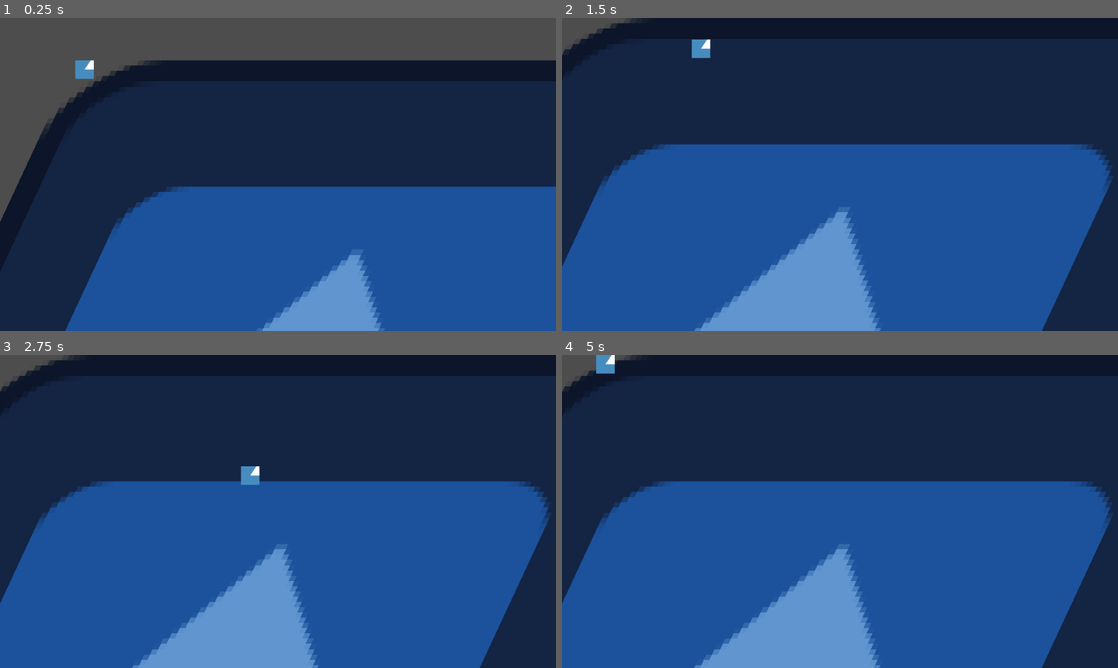
Above: before the commit, frames 1-4 (two rows, left to right).
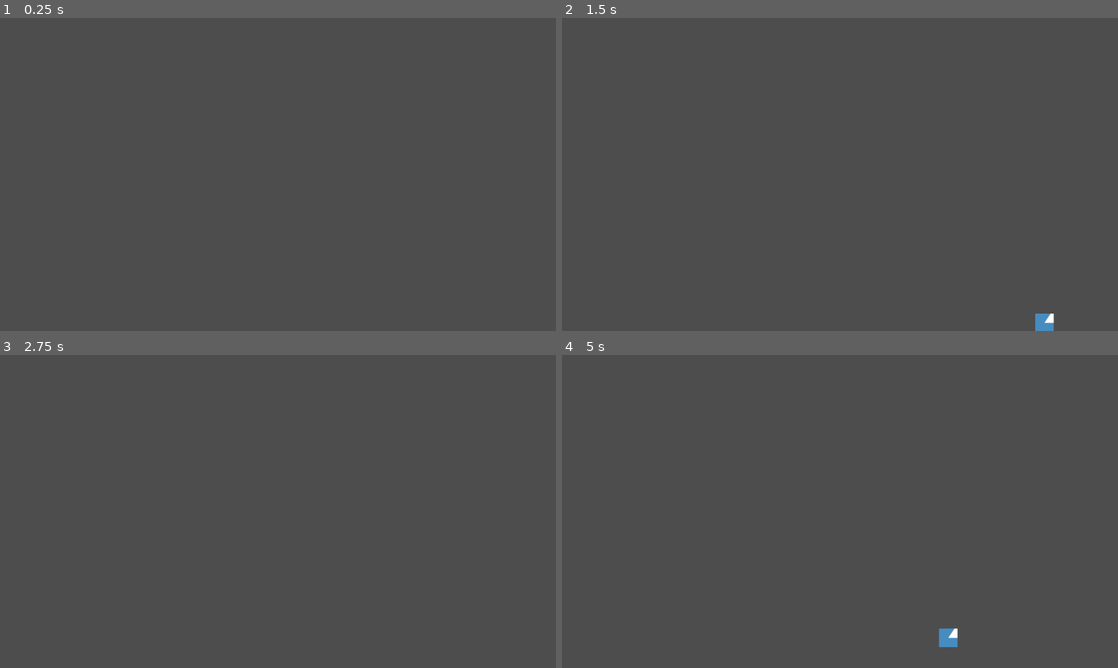
Above: after the commit, the same moments.

Repository: BlueHeronGames/dungeon-crawler-maker
Game: Godot game, scene res://scenes/crawl_dungeon_scene.tscn
Two runs of this game, one before a commit and one after it. Both use one fixed random seed, a clock stepped at 60 frames per second and the inputs below. The engine's default icon, where the game draws it, is replaced by a stand-in: a white triangle on a blue panel in a dark square.
Inputs:
- Up to frame 1 (0.25 s): no input
- Up to frame 2 (1.5 s): hold Right (ui_right) 0.53-1.28 s; hold Down (ui_down) from 1.28 s (still down)
- Up to frame 3 (2.75 s): release Down (ui_down) at 2.03 s; hold Right (ui_right) from 2.03 s (still down)
- Up to frame 4 (5 s): release Right (ui_right) at 2.78 s; hold Up (ui_up) 2.78-3.53 s; hold Left (ui_left) from 3.53 s (still down)

The runs differ from the first frame. In frame 1, 82% of the frame differs, in the area x 0-100%, y 13-100%; in frame 2, 99%; in frame 3, 99%; in frame 4, 99%, in the area x 0-100%, y 0-100%.

Commit message:
Dungeon generates using rectangular rooms!
There's something off about the generation, though.

Diff:
--- a/game_template/scenes/crawl_dungeon_scene.tscn
+++ b/game_template/scenes/crawl_dungeon_scene.tscn
@@ -1,16 +1,15 @@
 [gd_scene load_steps=3 format=3 uid="uid://cvu7248l3mroa"]
 
 [ext_resource type="PackedScene" uid="uid://cat3l2utyojd7" path="res://scenes/entities/player.tscn" id="1_yy4xq"]
-[ext_resource type="Texture2D" uid="uid://dp7sc7gkaub1p" path="res://icon.svg" id="2_w3kej"]
+[ext_resource type="Script" uid="uid://degw72oi21asx" path="res://scripts/dungeon_map.gd" id="2"]
 
 [node name="Node2D" type="Node2D"]
 texture_filter = 1
 
-[node name="Icon" type="Sprite2D" parent="."]
-self_modulate = Color(0.3763681, 0.5840997, 0.8125778, 1)
-scale = Vector2(10, 10)
-skew = 0.43633235
-texture = ExtResource("2_w3kej")
-centered = false
+[node name="Dungeon" type="TileMap" parent="."]
+texture_filter = 1
+format = 2
+script = ExtResource("2")
+player_path = NodePath("../Player")
 
 [node name="Player" parent="." instance=ExtResource("1_yy4xq")]
--- a/game_template/scenes/entities/player.gd
+++ b/game_template/scenes/entities/player.gd
@@ -51,3 +51,12 @@
 	camera.zoom = Vector2(zoom_value, zoom_value)
 	camera.limit_left = 0
 	camera.limit_top = 0
+
+func configure_camera_limits(map_size: Vector2i, tile_size: int) -> void:
+	if camera == null:
+		return
+
+	var width_pixels:int = max(0, map_size.x * tile_size)
+	var height_pixels:int = max(0, map_size.y * tile_size)
+	camera.limit_right = max(0, width_pixels - tile_size)
+	camera.limit_bottom = max(0, height_pixels - tile_size)
--- a/game_template/scripts/config.gd
+++ b/game_template/scripts/config.gd
@@ -32,3 +32,15 @@
 func get_zoom(default_value: float = 1.0) -> float:
 	var config_section:Variant = data.get("config", {})
 	return float(config_section.get("zoom", default_value))
+
+func get_primary_tileset() -> Dictionary:
+	var tilesets:Variant = data.get("tilesets", [])
+	if tilesets is Array and tilesets.size() > 0:
+		return tilesets[0]
+	return {}
+
+func get_room_requests() -> Array:
+	var rooms:Variant = data.get("rooms", [])
+	if rooms is Array:
+		return rooms
+	return []
--- /dev/null
+++ b/game_template/scripts/dungeon_map.gd
@@ -0,0 +1,312 @@
+extends TileMap
+
+## Generates dungeon rooms based on the configuration in game_data.json.
+class_name DungeonMap
+
+@export var player_path: NodePath
+
+const DEFAULT_MAP_WIDTH := 96
+const DEFAULT_MAP_HEIGHT := 96
+const DEFAULT_MIN_ROOM_SIZE := Vector2i(6, 6)
+const DEFAULT_MAX_ROOM_SIZE := Vector2i(12, 12)
+const ROOM_PLACEMENT_ATTEMPTS := 64
+
+var _config: GameConfig
+var _rng := RandomNumberGenerator.new()
+var _tile_size := 32
+var _atlas_source_id := -1
+var _tile_coords_by_type: Dictionary = {}
+
+@onready var _player: Node2D = get_node_or_null(player_path)
+
+func _ready() -> void:
+	_config = GameConfig.load_from_file()
+	_rng.randomize()
+
+	var tileset_info := _config.get_primary_tileset()
+	_configure_tileset(tileset_info)
+
+	var generation_result := _generate_layout(_config.get_room_requests())
+	_paint_tiles(generation_result)
+	_position_player(generation_result)
+
+func _configure_tileset(tileset_info: Dictionary) -> void:
+	if tileset_info.is_empty():
+		push_warning("DungeonMap: No tileset information provided; generation will render empty.")
+		return
+
+	var tile_path := str(tileset_info.get("path", ""))
+	if tile_path.is_empty():
+		push_warning("DungeonMap: Tileset path missing in configuration.")
+		return
+
+	if not tile_path.begins_with("res://"):
+		tile_path = "res://" + tile_path
+
+	_tile_size = int(tileset_info.get("tile_size", _tile_size))
+
+	var texture := load(tile_path)
+	if texture == null:
+		push_warning("DungeonMap: Failed to load tileset texture at %s" % tile_path)
+		return
+
+	var atlas := TileSetAtlasSource.new()
+	atlas.texture = texture
+	atlas.texture_region_size = Vector2i(_tile_size, _tile_size)
+
+	var new_tileset := TileSet.new()
+	_atlas_source_id = new_tileset.add_source(atlas)
+	tile_set = new_tileset
+	_tile_coords_by_type.clear()
+
+	var tile_definitions:Variant = tileset_info.get("tiles", [])
+	if tile_definitions is Array and tile_definitions.size() > 0:
+		_register_tile_definitions(tile_definitions, atlas, texture)
+	else:
+		atlas.create_tile(Vector2i.ZERO)
+		_tile_coords_by_type["floor"] = Vector2i.ZERO
+
+func _register_tile_definitions(tile_definitions: Array, atlas: TileSetAtlasSource, texture: Texture2D) -> void:
+	var tex_size := texture.get_size()
+	var columns:int = max(1, int(tex_size.x) / _tile_size)
+	for tile_def in tile_definitions:
+		if not (tile_def is Dictionary):
+			continue
+
+		var index := int(tile_def.get("id", -1))
+		var type_name := str(tile_def.get("type", "")).to_lower()
+		if index < 0 or type_name.is_empty():
+			continue
+
+		var coords := _atlas_coords_from_index(index, columns)
+		if not atlas.has_tile(coords):
+			atlas.create_tile(coords)
+
+		_tile_coords_by_type[type_name] = coords
+
+	if not _tile_coords_by_type.has("floor"):
+		var fallback := Vector2i.ZERO
+		if not atlas.has_tile(fallback):
+			atlas.create_tile(fallback)
+		_tile_coords_by_type["floor"] = fallback
+
+func _atlas_coords_from_index(index: int, columns: int) -> Vector2i:
+	return Vector2i(index % columns, index / columns)
+
+func _generate_layout(room_requests: Array) -> Dictionary:
+	var map_width := DEFAULT_MAP_WIDTH
+	var map_height := DEFAULT_MAP_HEIGHT
+
+	for request in room_requests:
+		if request is Dictionary:
+			map_width = int(request.get("map_width", map_width))
+			map_height = int(request.get("map_height", map_height))
+
+	var walkable := []
+	for _y in range(map_height):
+		var row := []
+		row.resize(map_width)
+		for x in range(map_width):
+			row[x] = false
+		walkable.append(row)
+
+	var placed_rooms: Array = []
+	var first_room_center := Vector2i.ZERO
+
+	for request in room_requests:
+		if not (request is Dictionary):
+			continue
+
+		var room_type := str(request.get("type", "")).to_lower()
+		if room_type != "rectangle" and room_type != "reactangle":
+			continue
+
+		var room_count := int(request.get("number", 0))
+		if room_count <= 0:
+			continue
+
+		var min_size := Vector2i(
+			int(request.get("min_width", DEFAULT_MIN_ROOM_SIZE.x)),
+			int(request.get("min_height", DEFAULT_MIN_ROOM_SIZE.y))
+		)
+		var max_size := Vector2i(
+			int(request.get("max_width", DEFAULT_MAX_ROOM_SIZE.x)),
+			int(request.get("max_height", DEFAULT_MAX_ROOM_SIZE.y))
+		)
+
+		min_size.x = max(3, min_size.x)
+		min_size.y = max(3, min_size.y)
+		max_size.x = max(min_size.x, max_size.x)
+		max_size.y = max(min_size.y, max_size.y)
+
+		var max_allowed_width:int = max(3, map_width - 2)
+		var max_allowed_height:int = max(3, map_height - 2)
+		if min_size.x > max_allowed_width or min_size.y > max_allowed_height:
+			push_warning("DungeonMap: Room size exceeds map bounds; skipping request.")
+			continue
+
+		max_size.x = clamp(max_size.x, min_size.x, max_allowed_width)
+		max_size.y = clamp(max_size.y, min_size.y, max_allowed_height)
+
+		for _i in range(room_count):
+			var room := _try_place_room(map_width, map_height, min_size, max_size, placed_rooms)
+			if room == null:
+				continue
+
+			placed_rooms.append(room)
+			_carve_room(room, walkable)
+			if placed_rooms.size() > 1:
+				_connect_rooms(placed_rooms[placed_rooms.size() - 2], room, walkable)
+
+			if placed_rooms.size() == 1:
+				first_room_center = _rect_center(room)
+
+	if placed_rooms.is_empty():
+		var width_hint:int = max(2, int(map_width / 6))
+		var height_hint:int = max(2, int(map_height / 6))
+		var half_size := Vector2i(
+			max(2, min(DEFAULT_MIN_ROOM_SIZE.x, width_hint)),
+			max(2, min(DEFAULT_MIN_ROOM_SIZE.y, height_hint))
+		)
+		var size := Vector2i(
+			int(clamp(half_size.x * 2, 2, max(2, map_width - 2))),
+			int(clamp(half_size.y * 2, 2, max(2, map_height - 2)))
+		)
+		var position := Vector2i(
+			int(clamp(int(map_width / 2) - int(size.x / 2), 1, max(1, map_width - size.x - 1))),
+			int(clamp(int(map_height / 2) - int(size.y / 2), 1, max(1, map_height - size.y - 1)))
+		)
+		var fallback := Rect2i(position, size)
+		_carve_room(fallback, walkable)
+		first_room_center = _rect_center(fallback)
+
+	return {
+		"walkable": walkable,
+		"player_spawn": first_room_center,
+		"map_width": map_width,
+		"map_height": map_height
+	}
+
+func _try_place_room(map_width: int, map_height: int, min_size: Vector2i, max_size: Vector2i, existing_rooms: Array) -> Rect2i:
+	for _attempt in range(ROOM_PLACEMENT_ATTEMPTS):
+		var width := _rng.randi_range(min_size.x, max_size.x)
+		var height := _rng.randi_range(min_size.y, max_size.y)
+
+		var x := _rng.randi_range(1, map_width - width - 1)
+		var y := _rng.randi_range(1, map_height - height - 1)
+		var candidate := Rect2i(x, y, width, height)
+
+		var overlaps := false
+		for existing in existing_rooms:
+			if _expanded(existing, 1).intersects(candidate):
+				overlaps = true
+				break
+
+		if not overlaps:
+			return candidate
+
+	return Rect2i()
+
+func _expanded(rect: Rect2i, margin: int) -> Rect2i:
+	var position := rect.position - Vector2i(margin, margin)
+	var size := rect.size + Vector2i(margin * 2, margin * 2)
+	return Rect2i(position, size)
+
+func _carve_room(room: Rect2i, walkable: Array) -> void:
+	for y in range(room.size.y):
+		for x in range(room.size.x):
+			var tile := room.position + Vector2i(x, y)
+			walkable[tile.y][tile.x] = true
+
+func _connect_rooms(a: Rect2i, b: Rect2i, walkable: Array) -> void:
+	var center_a := _rect_center(a)
+	var center_b := _rect_center(b)
+
+	if _rng.randi_range(0, 1) == 0:
+		_carve_horizontal_tunnel(center_a.x, center_b.x, center_a.y, walkable)
+		_carve_vertical_tunnel(center_a.y, center_b.y, center_b.x, walkable)
+	else:
+		_carve_vertical_tunnel(center_a.y, center_b.y, center_a.x, walkable)
+		_carve_horizontal_tunnel(center_a.x, center_b.x, center_b.y, walkable)
+
+func _carve_horizontal_tunnel(x1: int, x2: int, y: int, walkable: Array) -> void:
+	for x in range(min(x1, x2), max(x1, x2) + 1):
+		if y >= 0 and y < walkable.size() and x >= 0 and x < walkable[y].size():
+			walkable[y][x] = true
+
+func _carve_vertical_tunnel(y1: int, y2: int, x: int, walkable: Array) -> void:
+	for y in range(min(y1, y2), max(y1, y2) + 1):
+		if y >= 0 and y < walkable.size() and x >= 0 and x < walkable[y].size():
+			walkable[y][x] = true
+
+func _rect_center(rect: Rect2i) -> Vector2i:
+	return Vector2i(
+		rect.position.x + int(rect.size.x / 2),
+		rect.position.y + int(rect.size.y / 2)
+	)
+
+func _paint_tiles(result: Dictionary) -> void:
+	var walkable: Array = result.get("walkable", [])
+	if walkable.is_empty():
+		return
+	if tile_set == null or _atlas_source_id == -1:
+		push_warning("DungeonMap: Tile set missing; cannot paint map.")
+		return
+
+	var floor_coords = _tile_coords_by_type.get("floor", null)
+	var wall_coords = _tile_coords_by_type.get("wall", null)
+
+	clear()
+	var height := walkable.size()
+	var width := 0
+	if height > 0 and walkable[0] is Array:
+		width = walkable[0].size()
+
+	for y in range(height):
+		var row = walkable[y]
+		if not (row is Array):
+			continue
+		for x in range(width):
+			if row[x] and floor_coords != null:
+				set_cell(0, Vector2i(x, y), _atlas_source_id, floor_coords)
+
+	if wall_coords != null:
+		for y in range(height):
+			var row = walkable[y]
+			if not (row is Array):
+				continue
+			for x in range(width):
+				if row[x]:
+					continue
+				if _has_adjacent_walkable(walkable, x, y):
+					set_cell(0, Vector2i(x, y), _atlas_source_id, wall_coords)
+
+
+func _has_adjacent_walkable(grid: Array, x: int, y: int) -> bool:
+	var offsets := [Vector2i(-1, 0), Vector2i(1, 0), Vector2i(0, -1), Vector2i(0, 1)]
+	for offset in offsets:
+		var nx:int = x + offset.x
+		var ny:int = y + offset.y
+		if ny < 0 or ny >= grid.size():
+			continue
+		var row = grid[ny]
+		if not (row is Array):
+			continue
+		if nx < 0 or nx >= row.size():
+			continue
+		if row[nx]:
+			return true
+	return false
+
+func _position_player(result: Dictionary) -> void:
+	if _player == null:
+		return
+
+	var spawn: Vector2i = result.get("player_spawn", Vector2i.ZERO)
+	var spawn_pos := Vector2(spawn.x * _tile_size + _tile_size * 0.5, spawn.y * _tile_size + _tile_size * 0.5)
+	_player.global_position = to_global(spawn_pos)
+
+	if _player.has_method("configure_camera_limits"):
+		var map_width := int(result.get("map_width", DEFAULT_MAP_WIDTH))
+		var map_height := int(result.get("map_height", DEFAULT_MAP_HEIGHT))
+		_player.configure_camera_limits(Vector2i(map_width, map_height), _tile_size)
Not shown, added: game_template/scripts/dungeon_map.gd.uid
